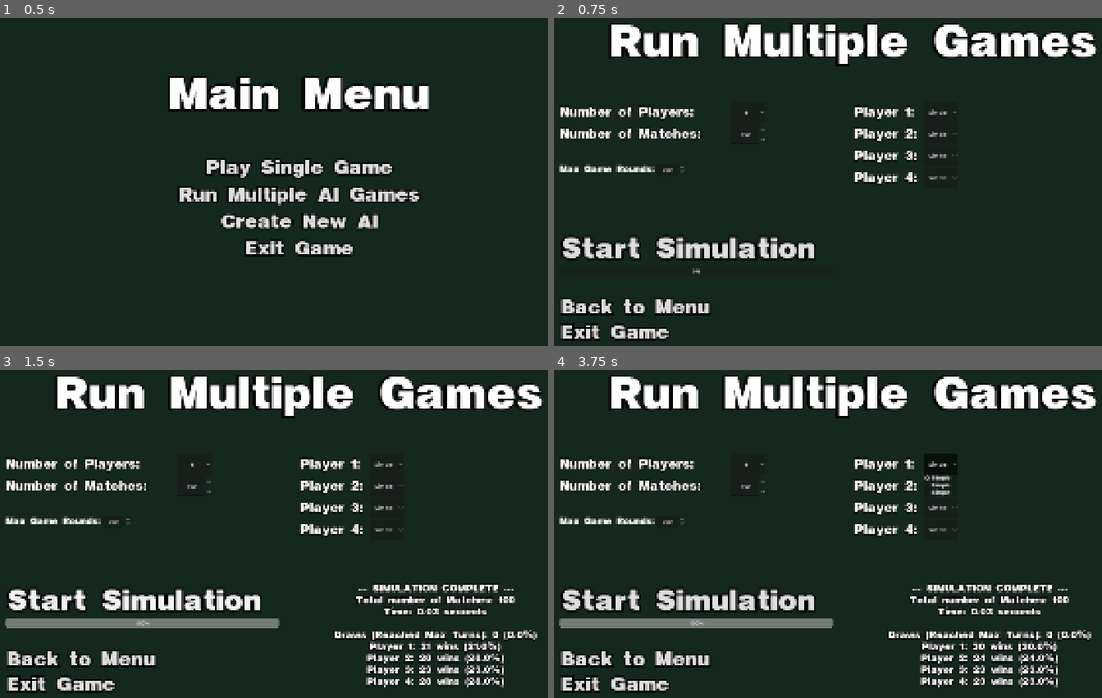
Above: before the commit, frames 1-4 (two rows, left to right).
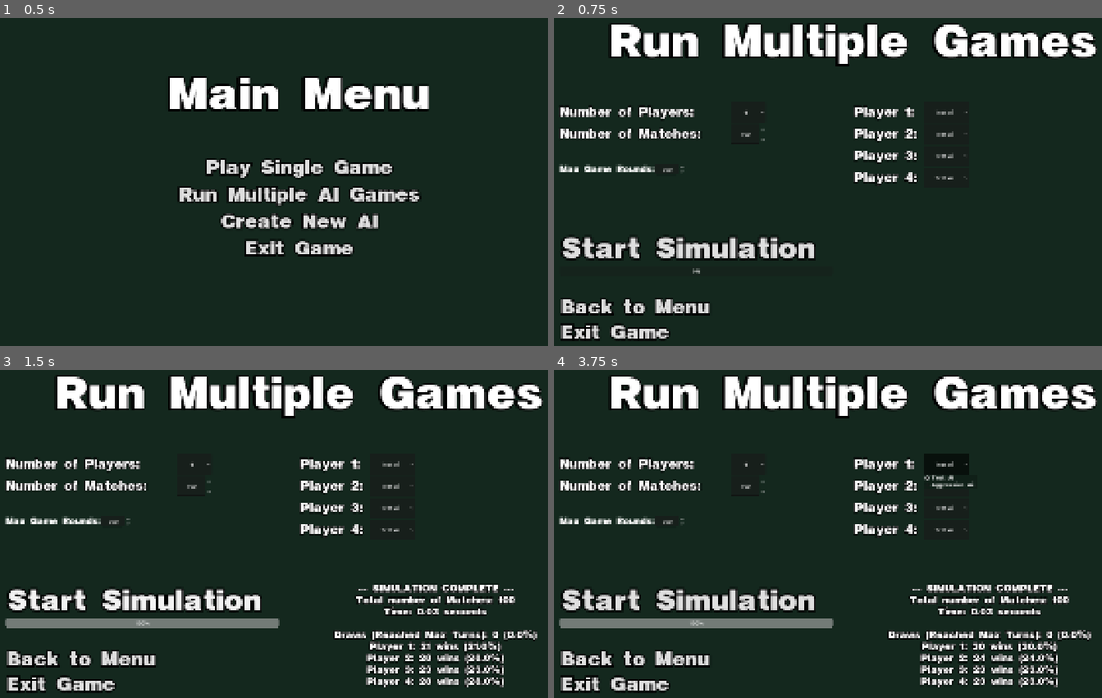
Above: after the commit, the same moments.

Repository: JontePonte/UNO-utlimate-ai-simulator
Game: Godot game, scene res://menus/MainMenu.tscn
Same seed, same stepped clock (60 frames per second), same inputs: the game is played once before the commit and once after it.
Inputs (mouse positions are in pixels of both pictures, inside the frame that each line leads up to):
- Up to frame 1 (0.5 s): no input
- Up to frame 2 (0.75 s): click "Run Multiple AI Games" at 0.5 s
- Up to frame 3 (1.5 s): click "Start Simulation" at 1.25 s
- Up to frame 4 (3.75 s): click "Start Simulation" at 2 s; click "4" at 2.75 s; click (943, 465) at 3.5 s, where only the run before the commit has a clickable "Simple"

Frame 1 is identical in both runs. In frame 2, 0.2% of the frame differs, in the area x 68-76%, y 27-50%; in frame 3, 0.2%; in frame 4, 0.3%, in the area x 68-77%, y 27-50%.

Commit message:
Improved simulation memory logic

Diff:
--- a/uno-ultimate-ai-simulator/ai/AIInterpreter.gd
+++ b/uno-ultimate-ai-simulator/ai/AIInterpreter.gd
@@ -4,23 +4,20 @@
 # AI:ns inlästa "hjärna"
 var brain_data: Dictionary = {}
 
-# Laddar in en profil från en JSON-fil
 func load_profile(file_path: String):
 	if not FileAccess.file_exists(file_path):
-		push_error("AI Profile not found: " + file_path)
 		return
 
 	var file = FileAccess.open(file_path, FileAccess.READ)
 	var json_text = file.get_as_text()
-	var json = JSON.new()
-	var error = json.parse(json_text)
+	var json_data = JSON.parse_string(json_text)
 
-	if error == OK:
-		brain_data = json.data
-		ai_name = brain_data.get("ai_name", "Unknown AI")
-		print("AI Loaded: ", ai_name)
-	else:
-		push_error("JSON Parse Error in " + file_path + " at line " + str(json.get_error_line()))
+	if json_data:
+		load_from_data(json_data)
+
+func load_from_data(data: Dictionary):
+	brain_data = data
+	ai_name = brain_data.get("ai_name", "Unknown AI")
 
 # Grundfunktionen som anropas av SimulationManager/GameManager
 func choose_action(view: PlayerView) -> PlayerAction:
--- a/uno-ultimate-ai-simulator/menus/multiple_games.gd
+++ b/uno-ultimate-ai-simulator/menus/multiple_games.gd
@@ -19,6 +19,10 @@
 @onready var exit_button = $MarginContainer/MainVBox/BottomHBox/HBoxSim/HBoxBackExit/ExitGame
 @onready var main_menu_button = $MarginContainer/MainVBox/BottomHBox/HBoxSim/HBoxBackExit/Back
 
+# En lista som sparar information om de AI:s vi hittar { "name": "Test AI", "path": "res://..." }
+var available_ais = []
+# Sökvägen till mappen där alla AI-profiler ligger
+const AI_PROFILES_DIR = "res://ai_profiles/"
 
 # Called when the node enters the scene tree for the first time.
 func _ready() -> void:
@@ -33,59 +37,75 @@
 
 	# Sätt 4 spelare som standard (index 2 är den tredje saken i listan)
 	num_players_opt.selected = 2
-
-	# Lyssna på ändringar
 	num_players_opt.item_selected.connect(_on_num_players_changed)
 
+	_refresh_ai_lists()
 	# Kör en första uppdatering så rätt slots syns
 	_update_player_slots()
 
-func _on_num_players_changed(_index: int):
-	_update_player_slots()
+func _refresh_ai_lists():
+	available_ais.clear()
+	var dir = DirAccess.open(AI_PROFILES_DIR)
 
-func _update_player_slots():
-	# Hämta ID:t från det valda alternativet (som vi satte till 2, 3 eller 4)
-	var num_players = num_players_opt.get_item_id(num_players_opt.selected)
+	if dir:
+		dir.list_dir_begin()
+		var file_name = dir.get_next()
+		while file_name != "":
+			if not dir.current_is_dir() and file_name.ends_with(".json"):
+				var path = AI_PROFILES_DIR + file_name
 
-	if num_players == 2:
-		slot3.hide()
-		slot4.hide()
-	elif num_players == 3:
-		slot3.show()
-		slot4.hide()
-	elif num_players == 4:
-		slot3.show()
-		slot4.show()
+				# --- HÄR ÄR OPTIMERINGEN: Läs filen NU istället för i loopen ---
+				var file = FileAccess.open(path, FileAccess.READ)
+				var json_text = file.get_as_text()
+				var json_data = JSON.parse_string(json_text)
+
+				if json_data:
+					var display_name = file_name.replace(".json", "").capitalize()
+					available_ais.append({
+						"name": display_name,
+						"brain_data": json_data # Vi sparar hela datan här!
+					})
+			file_name = dir.get_next()
+		dir.list_dir_end()
+
+	# Uppdatera menyerna
+	var menus = [slot1_opt, slot2_opt, slot3_opt, slot4_opt]
+	for menu in menus:
+		menu.clear()
+		for i in range(available_ais.size()):
+			menu.add_item(available_ais[i]["name"])
+			# Vi sparar INDEX till till vår lista istället för en filstig
+			menu.set_item_metadata(i, i)
 
 func _create_players_for_sim(num_players: int) -> Array[Player]:
 	var players: Array[Player] = []
 	var slots = [slot1_opt, slot2_opt, slot3_opt, slot4_opt]
 
 	for i in range(num_players):
-		# 1. Hämta valet från dropdownen
-		var ai_id = slots[i].get_item_id(slots[i].selected)
+		var menu = slots[i]
+		var ai_index = menu.get_item_metadata(menu.selected)
 
-		# Vi skapar ALLTID en AIInterpreter nu
+		# Hämta den för-laddade datan från vår lista
+		var cached_ai_data = available_ais[ai_index]["brain_data"]
+
 		var ai_strategy = AIInterpreter.new()
+		# Använd den snabba funktionen som inte rör hårddisken!
+		ai_strategy.load_from_data(cached_ai_data)
 
-		# 2. Ladda rätt "hjärna" baserat på ID
-		# (Vi antar att ID 1 = Test/Simple och ID 2 = Aggressive)
-		match ai_id:
-			1:
-				ai_strategy.load_profile("res://ai_profiles/test_ai.json")
-			2:
-				ai_strategy.load_profile("res://ai_profiles/aggressive_ai.json")
-			_:
-				ai_strategy.load_profile("res://ai_profiles/test_ai.json")
-
-		# 3. Skapa spelaren med den tolken
 		var player_name = "Player " + str(i + 1)
-		# Vi skickar med ai_strategy (som nu är en AIInterpreter med laddad JSON)
 		var player = Player.new(i, player_name, false, ai_strategy)
-
 		players.append(player)
 
 	return players
+
+func _on_num_players_changed(_index: int):
+	_update_player_slots()
+
+func _update_player_slots():
+	var num_players = num_players_opt.get_item_id(num_players_opt.selected)
+	slot3.visible = num_players >= 3
+	slot4.visible = num_players >= 4
+
 
 func _on_start_button_pressed():
 	print("--- STARTAR SIMULERING ---")
Not shown, changed: uno-ultimate-ai-simulator/debug_match_log.txt
